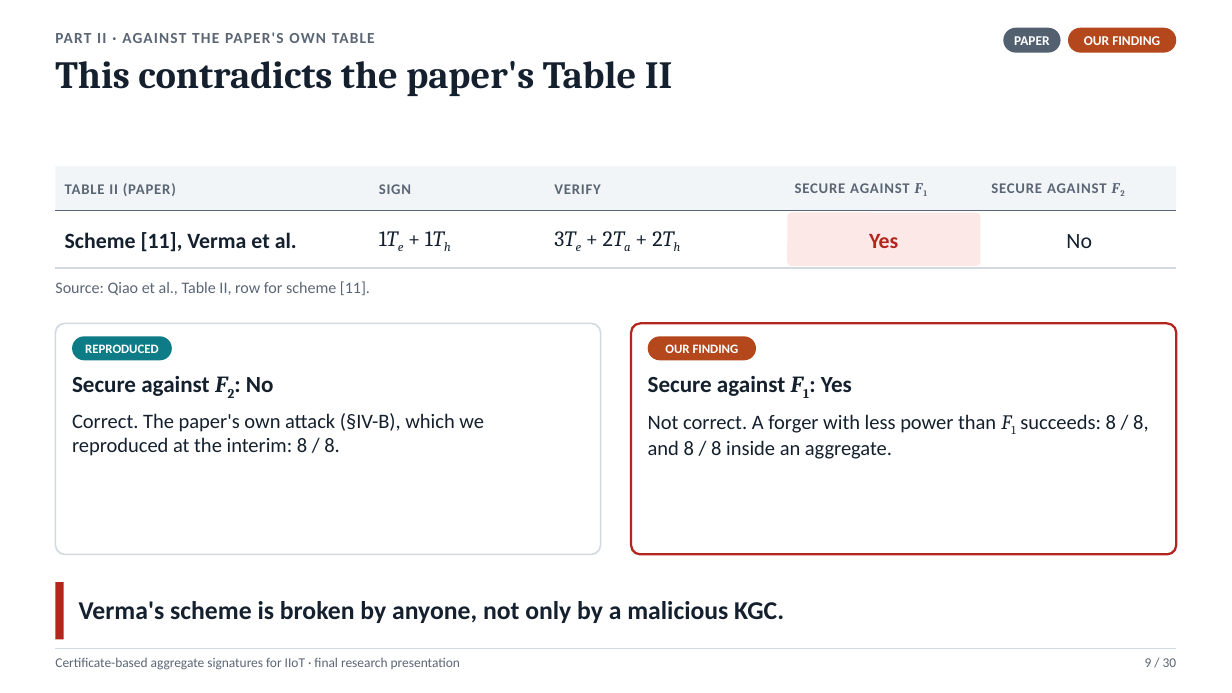
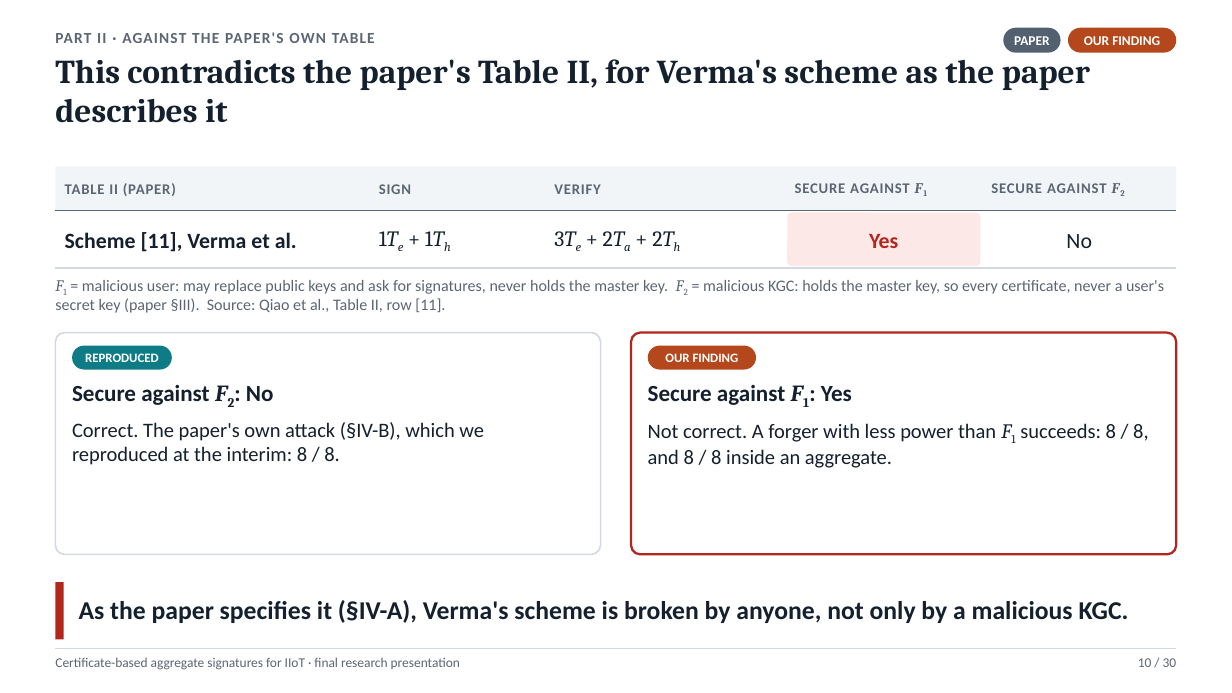
Before and after one commit to Anurag-1205/Certificate-Based-Aggregate-Signature, a slide deck: slide 10 of presentation/CBAS_Final_Presentation.pptx (slide 9 before the commit). Drawn at 1232x693 pixels with LibreOffice and Linux fonts; fonts in the diff are those of the drawing. Boxes give left, top, right and bottom in pixels: in the first picture for what was removed or moved away, otherwise in the second. Text is boxed around its words. In the diff, an @@ line names an element or a change of style, - is before the commit and + after.

Commit message:
Apply the review fixes to the final presentation
Correct the Part III claim to "x2.4 before and after optimisation" on
every slide that carried it. Add a standalone problem slide, explain the
reproduced attack on the recap and in backup B15, and define F1/F2 and
Te/Ta/Th where first used. Retag the aggregator property as known and
mark the aggregation-security card as the paper's argument. Presenter
cues are off by default; backup B16 lists the references. Still 30 main
slides.

```diff
--- a/presentation/CBAS_Final_Presentation.pptx
+++ b/presentation/CBAS_Final_Presentation.pptx
@@ text at box(55, 59, 1090, 123): text changed; size 30 to 26 pt @@
-This contradicts the paper's Table II
+This contradicts the paper's Table II, for Verma's scheme as the paper describes it
@@ text at box(55, 280, 1164, 313): text changed @@
-Source: Qiao et al., Table II, row for scheme [11].
+F1 = malicious user: may replace public keys and ask for signatures, never holds the master key. F2 = malicious KGC: holds the master key, so every certificate, never a user's secret key (paper §III). Source: Qiao et al., Table II, row [11].
@@ rounded rectangle: place and size @@
-rounded rectangle at box(55, 323, 601, 555)
+rounded rectangle at box(55, 333, 601, 555)
@@ rounded rectangle at box(55, 333, 601, 555): proportions changed @@
@@ rounded rectangle "REPRODUCED": place and size @@
-rounded rectangle "REPRODUCED" at box(72, 336, 172, 360)
+rounded rectangle "REPRODUCED" at box(72, 346, 172, 370)
@@ rounded rectangle at box(631, 333, 1177, 555): proportions changed @@
@@ rounded rectangle: place and size @@
-rounded rectangle at box(631, 323, 1177, 555)
+rounded rectangle at box(631, 333, 1177, 555)
@@ rounded rectangle "OUR FINDING": place and size @@
-rounded rectangle "OUR FINDING" at box(648, 336, 756, 360)
+rounded rectangle "OUR FINDING" at box(648, 346, 756, 370)
@@ text "Secure against F2: No": place and size @@
-text "Secure against F2: No" at box(72, 376, 484, 456)
+text "Secure against F2: No" at box(72, 385, 484, 465)
@@ text "Secure against F1: Yes": place and size @@
-text "Secure against F1: Yes" at box(648, 376, 1148, 459)
+text "Secure against F1: Yes" at box(648, 385, 1148, 468)
@@ text at box(79, 600, 1129, 623): text changed @@
-Verma's scheme is broken by anyone, not only by a malicious KGC.
+As the paper specifies it (§IV-A), Verma's scheme is broken by anyone, not only by a malicious KGC.
@@ text at box(1138, 658, 1177, 667): text changed @@
-9 / 30
+10 / 30
```
Also in this commit, not shown: 23 other slides changed, 3 slides added, 1 slide removed, 15 other files.
